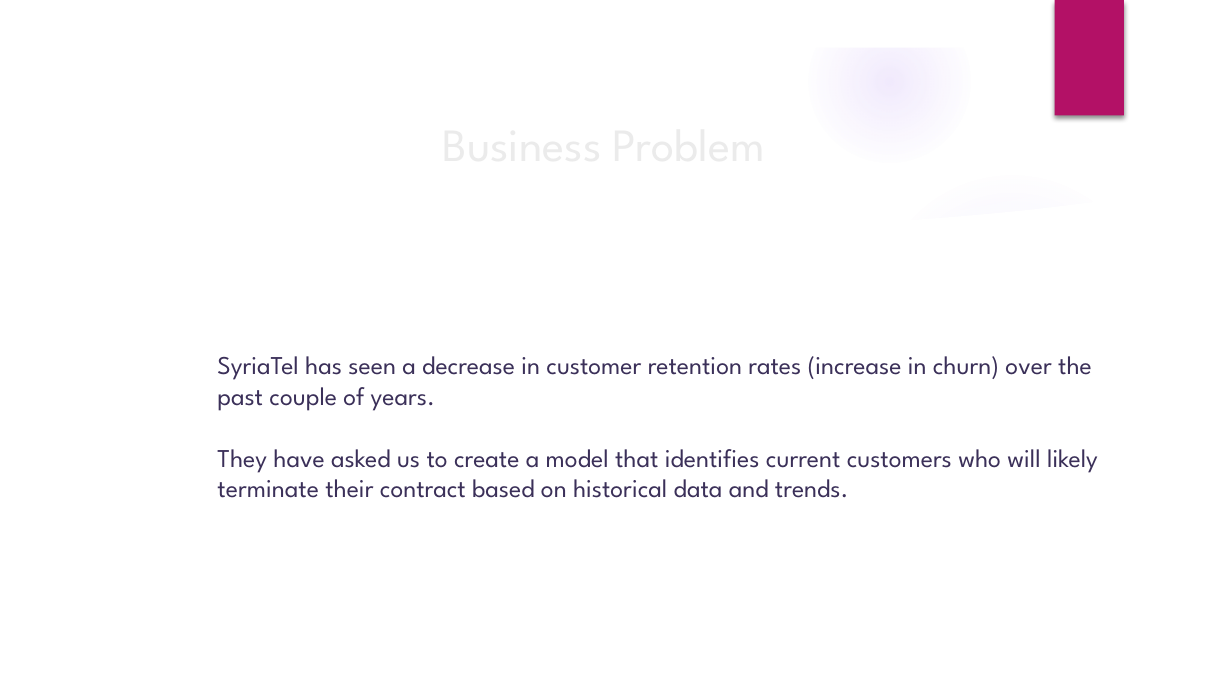
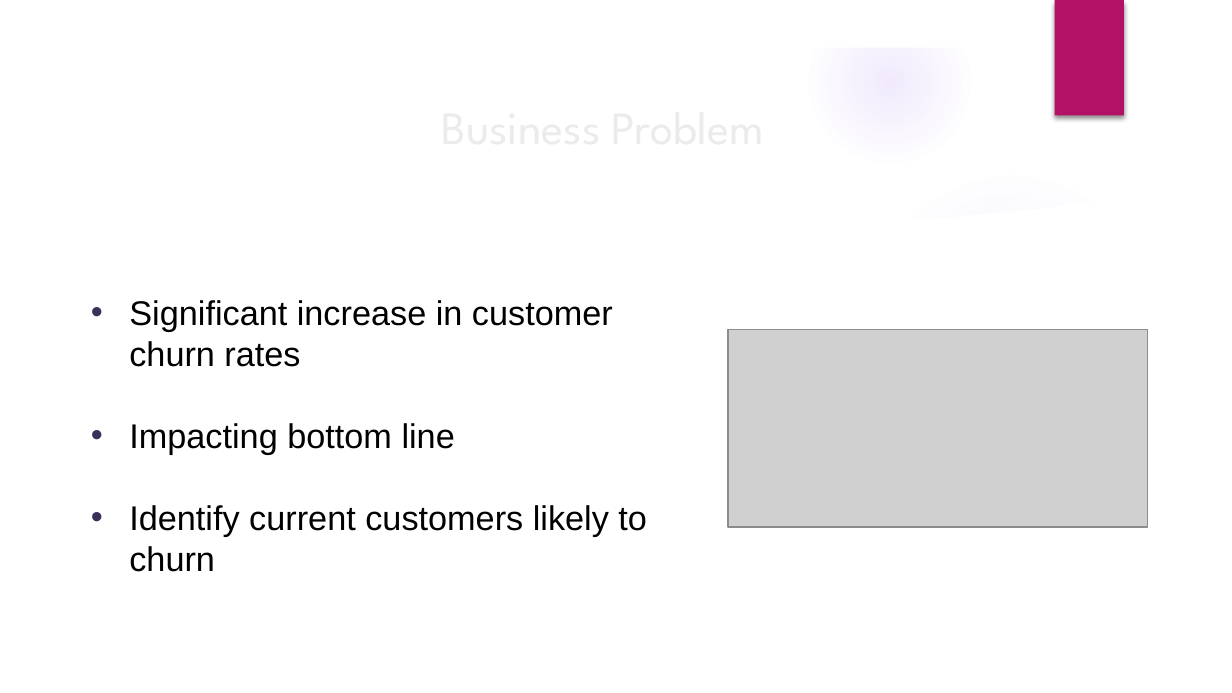
Before and after one commit to AliRampur/Phase-3-Project, a slide deck: slide 2 of Phase 3 Presentation.pptx. Drawn at 1232x693 pixels with LibreOffice and Linux fonts; fonts in the diff are those of the drawing; grey boxes stand for pictures; background and template pictures are left out. Boxes give left, top, right and bottom in pixels: in the first picture for what was removed or moved away, otherwise in the second. Text is boxed around its words. In the diff, an @@ line names an element or a change of style, - is before the commit and + after.

```diff
--- a/Phase 3 Presentation.pptx
+++ b/Phase 3 Presentation.pptx
@@ title "Business Problem": place and size @@
-title "Business Problem" at box(80, 102, 1129, 201)
+title "Business Problem" at box(79, 86, 1127, 185)
@@ text at box(129, 300, 647, 537): text changed; size 15 to 20 pt; font League Spartan to Arial; text colour #3B3059 to #000000 @@
-SyriaTel has seen a decrease in customer retention rates (increase in churn) over the past couple of years.
-They have asked us to create a model that identifies current customers who will likely terminate their contract based on historical data and trends.
+• Significant increase in customer churn rates
+• Impacting bottom line
+• Identify current customers likely to churn
@@ picture added at box(728, 329, 1148, 526) @@
```
Also in this commit, not shown: 6 other slides changed, 4 slides added, 3 slides removed, 11 other files.
